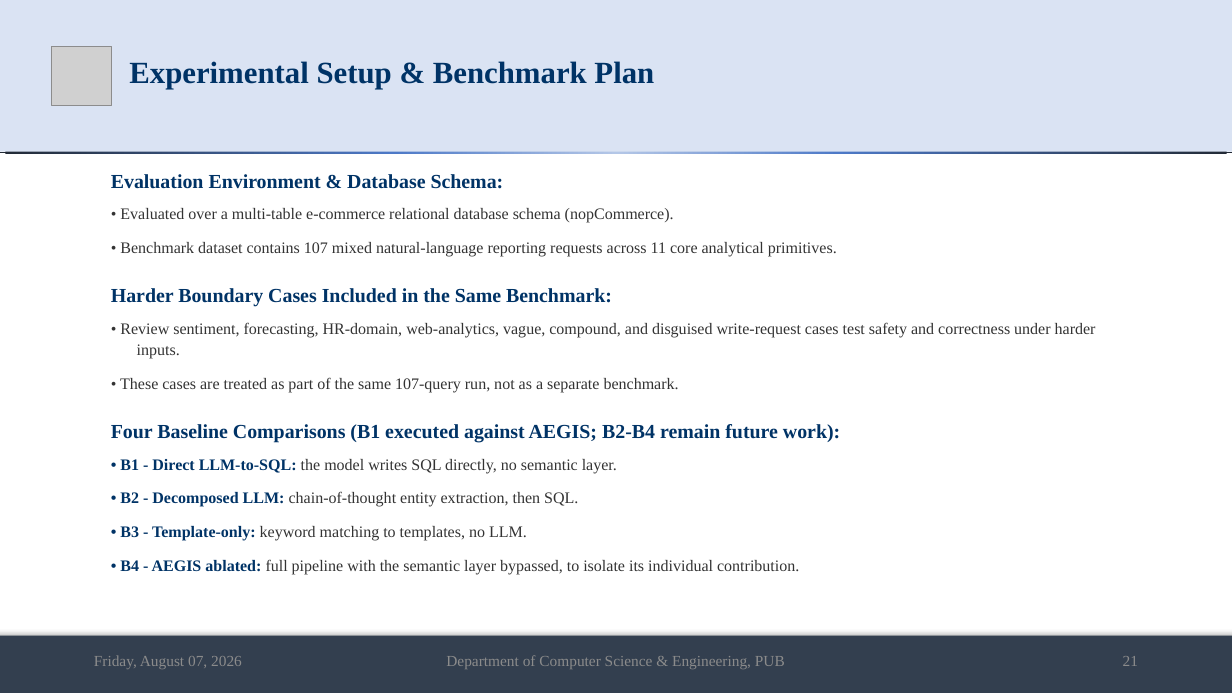
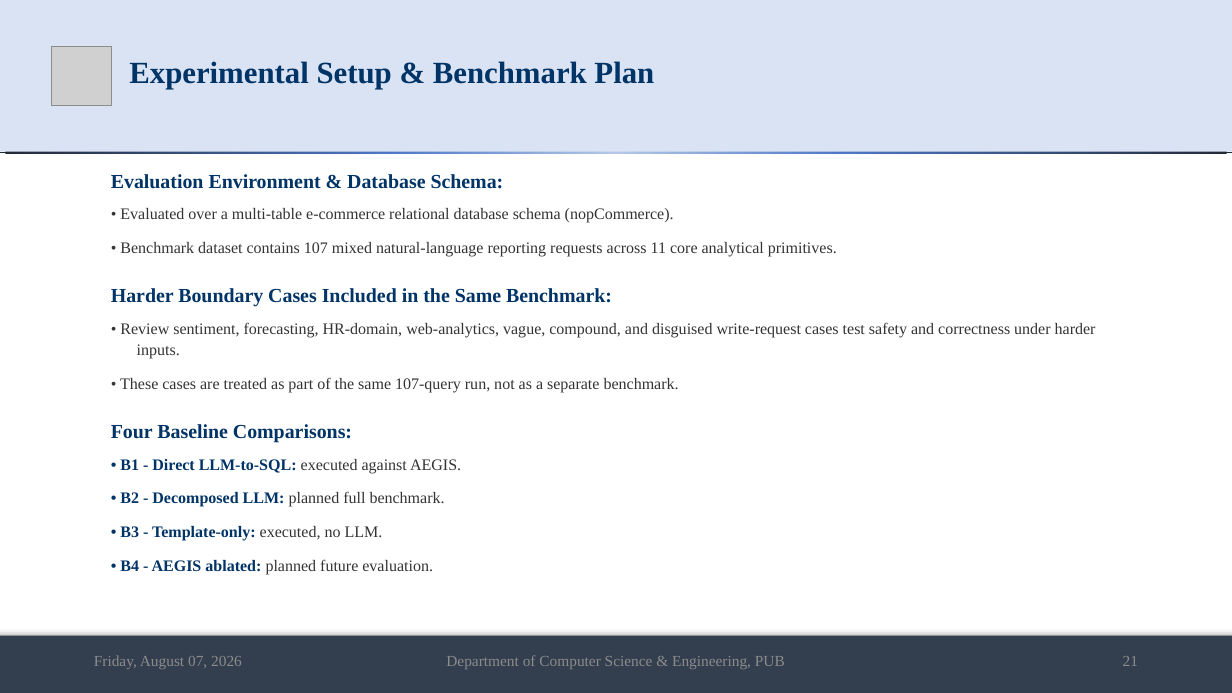
Before and after one commit to md-riaz/AEGIS-Research, a slide deck: slide 21 of docs/scripts/Md_Riaz_Mid_Defense_Final_0322310105101024.pptx. Drawn at 1232x693 pixels with LibreOffice and Linux fonts; fonts in the diff are those of the drawing; grey boxes stand for pictures. Boxes give left, top, right and bottom in pixels: in the first picture for what was removed or moved away, otherwise in the second. Text is boxed around its words. In the diff, an @@ line names an element or a change of style, - is before the commit and + after.

Commit message:
Refresh thesis benchmark evidence and presentation

```diff
--- a/docs/scripts/Md_Riaz_Mid_Defense_Final_0322310105101024.pptx
+++ b/docs/scripts/Md_Riaz_Mid_Defense_Final_0322310105101024.pptx
@@ text at (x1=111, y1=424, x2=461, y2=575): text changed; text colour #333333 to #003366; bold on @@
-Four Baseline Comparisons (B1 executed against AEGIS; B2-B4 remain future work):
-• B1 - Direct LLM-to-SQL: the model writes SQL directly, no semantic layer.
-• B2 - Decomposed LLM: chain-of-thought entity extraction, then SQL.
-• B3 - Template-only: keyword matching to templates, no LLM.
-• B4 - AEGIS ablated: full pipeline with the semantic layer bypassed, to isolate its individual contribution.
+Four Baseline Comparisons:
+• B1 - Direct LLM-to-SQL: executed against AEGIS.
+• B2 - Decomposed LLM: planned full benchmark.
+• B3 - Template-only: executed, no LLM.
+• B4 - AEGIS ablated: planned future evaluation.
```
Also in this commit, not shown: 11 other slides changed, 1 slide added, 33 other files.
